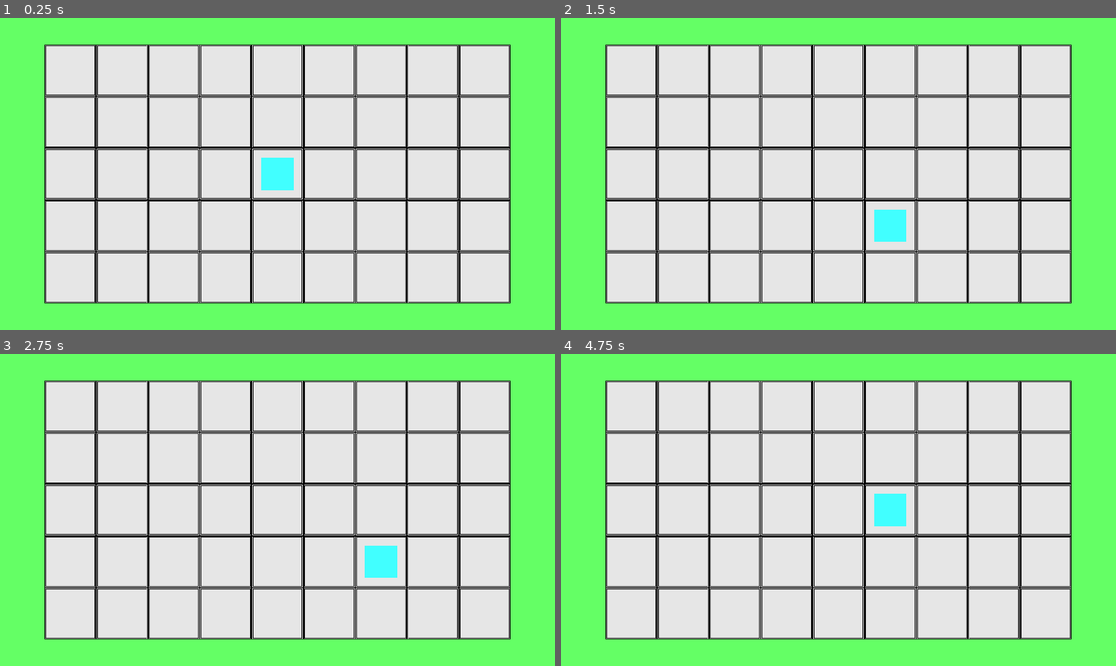
Above: before the commit, frames 1-4 (two rows, left to right).
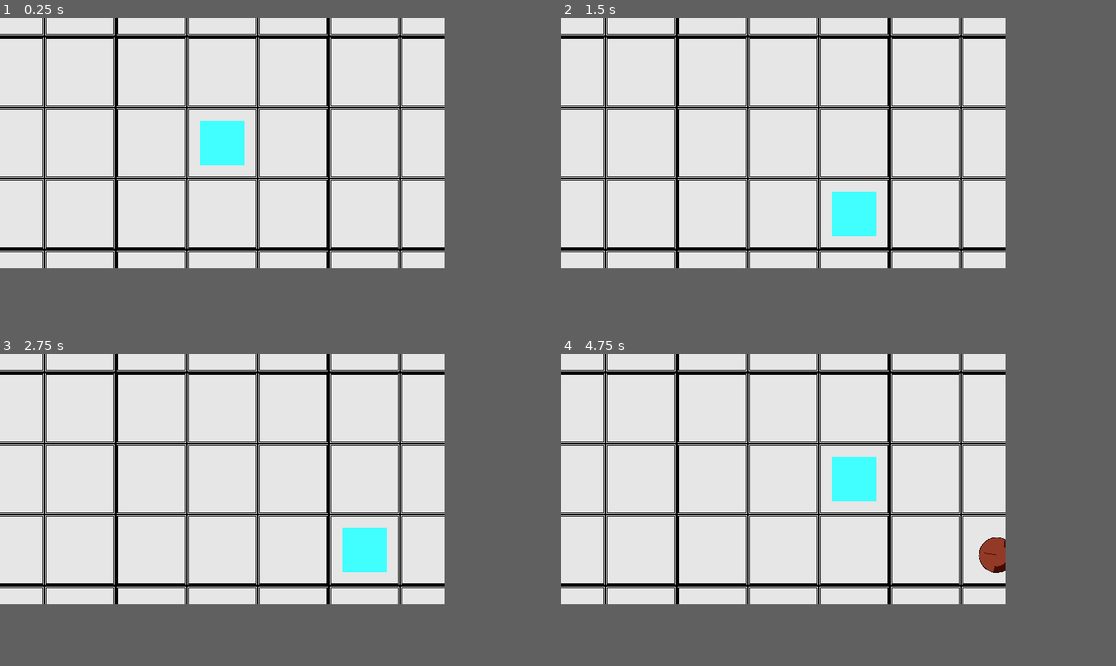
Above: after the commit, the same moments.

Repository: fantasticyeyplustiger/go-go-go
Game: Godot game, scene res://Levels/testing_level.tscn
The game is run twice, just before and just after one commit, with the same random seed, the same clock (stepped at 60 frames per second) and the same inputs. Before the commit the project has no main scene; this scene is started directly in both runs.
Inputs:
- Up to frame 1 (0.25 s): no input
- Up to frame 2 (1.5 s): tap Enter at 0.5 s; hold D (right) 0.53-1.28 s; tap Space at 1.25 s; hold S (down) from 1.28 s (still down)
- Up to frame 3 (2.75 s): tap Enter at 2 s; release S (down) at 2.03 s; hold D (right) from 2.03 s (still down)
- Up to frame 4 (4.75 s): tap Space at 2.75, 4.25 s; release D (right) at 2.78 s; hold W (up) 2.78-3.53 s; tap Enter at 3.5 s; hold A (left) from 3.53 s (still down)
In our replay, the window is 799x449 before the commit and 640x360 after it. These sizes can differ from the game's own. Grey fills any space a smaller window leaves; there, only what the larger window draws over its background counts as a difference.

The runs differ from the first frame. In frame 1, 42% of the frame differs, in the area x 0-92%, y 0-92%; in frame 2, 42%; in frame 3, 41%; in frame 4, 42%.
Error before the commit: Invalid type in function 'insert' in base 'Array'. Cannot convert argument 1 from Nil to int. (res://Levels/LevelScript.gd:71)

Commit message:
i have no idea what im doing :D

Diff:
--- a/GoGoGo!/Levels/LevelScript.gd
+++ b/GoGoGo!/Levels/LevelScript.gd
@@ -15,7 +15,6 @@
 #endregion
 
 #region variables
-enum obstacles {NONE, BOULDER, ROCK_PELLET, STEEL_BALL, IRON_PELLET}
 
 const obstacle_speeds = {obstacles.NONE : 0, obstacles.BOULDER : 128, obstacles.ROCK_PELLET : 512,
 			obstacles.STEEL_BALL : 256, obstacles.IRON_PELLET : 1024}
@@ -25,10 +24,10 @@
 var tile_size = 256
 
 # obstacles will move in that direction when attacking
-var attack_right_rows = range(rows)
-var attack_left_rows = range(rows)
-var attack_up_columns = range(columns)
-var attack_down_columns = range(columns)
+var attack_right_rows = [0, 0, 0, 0, 0, 0, 0, 0, 0]
+var attack_left_rows = [0, 0, 0, 0, 0, 0, 0, 0, 0]
+var attack_up_columns = [0, 0, 0, 0, 0]
+var attack_down_columns = [0, 0, 0, 0, 0]
 
 # obstacles will move in that direction once spawned at that position in the array
 var spawn_to_right = []
@@ -44,6 +43,7 @@
 var iron_pellet = preload("res://Obstacles/IronPellet.tscn").instantiate()
 #endregion
 
+enum obstacles {NONE, BOULDER, ROCK_PELLET, STEEL_BALL, IRON_PELLET}
 
 func _ready():
 
@@ -53,8 +53,8 @@
 	attack_up_columns.resize(columns); attack_down_columns.resize(columns)
 	spawn_to_up.resize(columns); spawn_to_down.resize(columns)
 
-	array_initializer(attack_right_rows); array_initializer(attack_left_rows)
-	array_initializer(attack_up_columns); array_initializer(attack_down_columns)
+	#array_initializer(attack_right_rows); array_initializer(attack_left_rows)
+	#array_initializer(attack_up_columns); array_initializer(attack_down_columns)
 
 	initialize_obstacle_spawner_positions(rows, spawn_to_left, start_left_column, 0, tile_size)
 	initialize_obstacle_spawner_positions(rows, spawn_to_right, start_right_column, 0, tile_size)
@@ -68,7 +68,7 @@
 
 func array_initializer(array):
 	for i in array:
-		array.insert(i, 0)
+		array.append(0)
 
 '''
 -- INITIALIZE OBSTACLE SPAWNER POSITIONS --
@@ -100,21 +100,21 @@
 '''
 func attack():
 
-	for i in attack_left_rows:
+	for i in attack_left_rows.size():
 		if attack_left_rows[i] != 0:
 			roll_obstacle_down(-1, 0, attack_left_rows[i], spawn_to_left[i])
 
-	for i in attack_right_rows:
+	for i in attack_right_rows.size():
 		if attack_right_rows[i] != 0:
 			roll_obstacle_down(1, 0, attack_right_rows[i], spawn_to_right[i])
 
-	for i in attack_down_columns:
+	for i in attack_down_columns.size():
 		if attack_down_columns[i] != 0:
-			roll_obstacle_down(0, -1, attack_down_columns[i], spawn_to_down[i])
-
-	for i in attack_up_columns:
+			roll_obstacle_down(0, 1, attack_down_columns[i], spawn_to_down[i])
+
+	for i in attack_up_columns.size():
 		if attack_up_columns[i] != 0:
-			roll_obstacle_down(0, 1, attack_up_columns[i], spawn_to_up[i])
+			roll_obstacle_down(0, -1, attack_up_columns[i], spawn_to_up[i])
 
 	wave += 1
 
@@ -130,20 +130,26 @@
 
 	match obstacle:
 		obstacles.BOULDER:
-			roll_specific_obstacle_down(x_direction, y_direction, boulder, spawn_location)
+			roll_specific_obstacle_down(x_direction, y_direction, boulder, spawn_location, 1)
+			print("instancing bouler")
 		obstacles.STEEL_BALL:
-			roll_specific_obstacle_down(x_direction, y_direction, steel_ball, spawn_location)
+			roll_specific_obstacle_down(x_direction, y_direction, steel_ball, spawn_location, 3)
+			print("instancing s ball")
 		obstacles.IRON_PELLET:
-			roll_specific_obstacle_down(x_direction, y_direction, iron_pellet, spawn_location)
+			roll_specific_obstacle_down(x_direction, y_direction, iron_pellet, spawn_location, 4)
+			print("instancing i pellet")
 		obstacles.ROCK_PELLET:
-			roll_specific_obstacle_down(x_direction, y_direction, rock_pellet, spawn_location)
+			roll_specific_obstacle_down(x_direction, y_direction, rock_pellet, spawn_location, 2)
+			print("rock pellet")
 
 	pass
 
-func roll_specific_obstacle_down(x_direction, y_direction, obstacle, spawn_location):
-	add_child(obstacle)
+func roll_specific_obstacle_down(x_direction, y_direction, obstacle, spawn_location, obstacle_type):
+	var direction = Vector2(x_direction, y_direction)
+	var rolling_obstacle = obstacle
+	add_child(rolling_obstacle)
 	obstacle.global_position = spawn_location
-	obstacle.translate(x_direction, y_direction)
+	Globals.emit_signal("roll_obstacle", direction * 1024)
 
 #region all "get" functions
 '''
@@ -155,8 +161,7 @@
 	for attacks in amount_of_attacks:
 
 		# left_right and up_down are not the same to prevent confusion
-		var left_right = randi_range(0, 1)
-		var up_down = randi_range(0, 1)
+		var up_downOrLeft_right = randi_range(0, 1)
 
 		var vertical_or_horizontal = randi_range(0, 1)
 
@@ -167,7 +172,7 @@
 
 		if vertical_or_horizontal == 0: # vertical
 
-			if up_down == 0: # up
+			if up_downOrLeft_right == 0: # up
 				attack_up_columns[attack_spot] = obstacle
 
 			else: # down
@@ -175,7 +180,7 @@
 
 		else: # horizontal
 
-			if left_right == 0: # left
+			if up_downOrLeft_right == 0: # left
 				attack_left_rows[attack_spot] = obstacle
 
 			else:
@@ -191,7 +196,15 @@
 
 	var obstacle = rng.randi_range(1, 4)
 
-	return obstacles.keys()[obstacle]
+	match obstacle:
+		1:
+			return obstacles.BOULDER
+		2:
+			return obstacles.ROCK_PELLET
+		3:
+			return obstacles.STEEL_BALL
+		4:
+			return obstacles.IRON_PELLET
 
 '''
 -- GET RANDOM ROW OR COLUMN --
@@ -199,12 +212,16 @@
 - input: direction (decides if rows or columns should be returned)
 '''
 func get_random_row_or_column(direction):
-
-	if direction == 0:
-		return rng.randi_range(0, rows - 1)
-
-	elif direction == 1:
-		return rng.randi_range(0, columns - 1)
+	var returnVar
+	if direction == 1:
+		returnVar = rng.randi_range(0, rows - 1)
+		print(returnVar)
+		return returnVar
+
+	elif direction == 0:
+		returnVar = rng.randi_range(0, columns - 1)
+		print(returnVar)
+		return returnVar
 
 '''
 -- GET AMOUNT OF ATTACKS --
@@ -247,5 +264,6 @@
 func on_rhythm():
 
 	var amount_of_attacks = get_amount_of_attacks(wave)
+	print("Attack Count: ", amount_of_attacks)
 	get_attack(amount_of_attacks)
 	attack()
--- a/GoGoGo!/Levels/testing_level.tscn
+++ b/GoGoGo!/Levels/testing_level.tscn
@@ -25,7 +25,7 @@
 
 [node name="Camera2D" type="Camera2D" parent="."]
 position = Vector2(1408, -896)
-zoom = Vector2(0.7, 0.7)
+zoom = Vector2(0.4, 0.4)
 
 [node name="Timer" type="Timer" parent="."]
 
--- a/GoGoGo!/Obstacles/Boulder.tscn
+++ b/GoGoGo!/Obstacles/Boulder.tscn
@@ -6,7 +6,9 @@
 [sub_resource type="RectangleShape2D" id="RectangleShape2D_btsxh"]
 size = Vector2(192, 192)
 
-[node name="Boulder" type="Node2D"]
+[sub_resource type="RectangleShape2D" id="RectangleShape2D_sbhix"]
+
+[node name="Boulder" type="CharacterBody2D"]
 script = ExtResource("1_vnufw")
 rotate_speed = 0.15
 
@@ -17,3 +19,6 @@
 
 [node name="CollisionShape2D" type="CollisionShape2D" parent="Area2D"]
 shape = SubResource("RectangleShape2D_btsxh")
+
+[node name="CollisionShape2D" type="CollisionShape2D" parent="."]
+shape = SubResource("RectangleShape2D_sbhix")
--- a/GoGoGo!/Obstacles/IronPellet.tscn
+++ b/GoGoGo!/Obstacles/IronPellet.tscn
@@ -6,9 +6,10 @@
 [sub_resource type="RectangleShape2D" id="RectangleShape2D_2q5ya"]
 size = Vector2(96, 96)
 
-[node name="IronPellet" type="Node2D"]
+[sub_resource type="RectangleShape2D" id="RectangleShape2D_86rqv"]
+
+[node name="IronPellet" type="CharacterBody2D"]
 script = ExtResource("1_blng4")
-speed = 1028
 rotate_speed = 0.5
 
 [node name="Sprite2D" type="Sprite2D" parent="."]
@@ -19,3 +20,6 @@
 
 [node name="CollisionShape2D" type="CollisionShape2D" parent="Area2D"]
 shape = SubResource("RectangleShape2D_2q5ya")
+
+[node name="CollisionShape2D" type="CollisionShape2D" parent="."]
+shape = SubResource("RectangleShape2D_86rqv")
--- a/GoGoGo!/Obstacles/RockPellet.tscn
+++ b/GoGoGo!/Obstacles/RockPellet.tscn
@@ -6,9 +6,10 @@
 [sub_resource type="RectangleShape2D" id="RectangleShape2D_datqh"]
 size = Vector2(96, 96)
 
-[node name="RockPellet" type="Node2D"]
+[sub_resource type="RectangleShape2D" id="RectangleShape2D_b0q8o"]
+
+[node name="RockPellet" type="CharacterBody2D"]
 script = ExtResource("1_ojklq")
-speed = 512
 rotate_speed = 0.2
 
 [node name="Sprite2D" type="Sprite2D" parent="."]
@@ -19,3 +20,6 @@
 
 [node name="CollisionShape2D" type="CollisionShape2D" parent="Area2D"]
 shape = SubResource("RectangleShape2D_datqh")
+
+[node name="CollisionShape2D" type="CollisionShape2D" parent="."]
+shape = SubResource("RectangleShape2D_b0q8o")
--- a/GoGoGo!/Obstacles/RollingObstacle.gd
+++ b/GoGoGo!/Obstacles/RollingObstacle.gd
@@ -1,8 +1,16 @@
-extends Node2D
+extends CharacterBody2D
 
 @export var rotate_speed = 0.0
 
+func _ready():
+	Globals.connect("roll_obstacle", on_roll)
+	pass
+
 # Called every frame. 'delta' is the elapsed time since the previous frame.
 func _physics_process(delta):
+	move_and_slide()
 	$Sprite2D.rotate(rotate_speed)
 	pass
+
+func on_roll(roll_velocity):
+	velocity = roll_velocity
--- a/GoGoGo!/Obstacles/SteelBall.tscn
+++ b/GoGoGo!/Obstacles/SteelBall.tscn
@@ -6,9 +6,10 @@
 [sub_resource type="RectangleShape2D" id="RectangleShape2D_ff2it"]
 size = Vector2(192, 192)
 
-[node name="SteelBall" type="Node2D"]
+[sub_resource type="RectangleShape2D" id="RectangleShape2D_eln0d"]
+
+[node name="SteelBall" type="CharacterBody2D"]
 script = ExtResource("1_soe57")
-speed = 256
 rotate_speed = 0.3
 
 [node name="Sprite2D" type="Sprite2D" parent="."]
@@ -18,3 +19,6 @@
 
 [node name="CollisionShape2D" type="CollisionShape2D" parent="Area2D"]
 shape = SubResource("RectangleShape2D_ff2it")
+
+[node name="CollisionShape2D" type="CollisionShape2D" parent="."]
+shape = SubResource("RectangleShape2D_eln0d")
--- a/GoGoGo!/Player/Globals.gd
+++ b/GoGoGo!/Player/Globals.gd
@@ -4,5 +4,5 @@
 # Globals.emit_signal(signal name)
 # Globals.(signal name).connect()
 
-signal spawn_obstacle(obstacle_name)
+signal roll_obstacle(roll_velocity)
 signal stop_level()
--- a/GoGoGo!/Player/player.tscn
+++ b/GoGoGo!/Player/player.tscn
@@ -9,6 +9,8 @@
 size = Vector2(128, 128)
 
 [node name="Player" type="CharacterBody2D"]
+collision_layer = 3
+collision_mask = 3
 script = ExtResource("1_i1a7c")
 
 [node name="temporarySprite" type="ColorRect" parent="."]
--- a/GoGoGo!/StaticObjects/box.tscn
+++ b/GoGoGo!/StaticObjects/box.tscn
@@ -4,6 +4,8 @@
 size = Vector2(256, 256)
 
 [node name="box" type="StaticBody2D"]
+collision_layer = 2
+collision_mask = 2
 
 [node name="CollisionShape2D" type="CollisionShape2D" parent="."]
 shape = SubResource("RectangleShape2D_dxg48")
--- a/GoGoGo!/project.godot
+++ b/GoGoGo!/project.godot
@@ -11,6 +11,7 @@
 [application]
 
 config/name="Go Go Go!"
+run/main_scene="res://Levels/testing_level.tscn"
 config/features=PackedStringArray("4.2", "Forward Plus")
 config/icon="res://icon.svg"
 
@@ -20,8 +21,8 @@
 
 [display]
 
-window/size/viewport_width=1920
-window/size/viewport_height=1080
+window/size/viewport_width=640
+window/size/viewport_height=360
 
 [input]
 
Not shown: 1 places in GoGoGo!/Obstacles/Boulder.tscn that only renumber resources
Not shown: 1 places in GoGoGo!/Obstacles/IronPellet.tscn that only renumber resources
Not shown: 1 places in GoGoGo!/Obstacles/RockPellet.tscn that only renumber resources
Not shown: 1 places in GoGoGo!/Obstacles/SteelBall.tscn that only renumber resources
